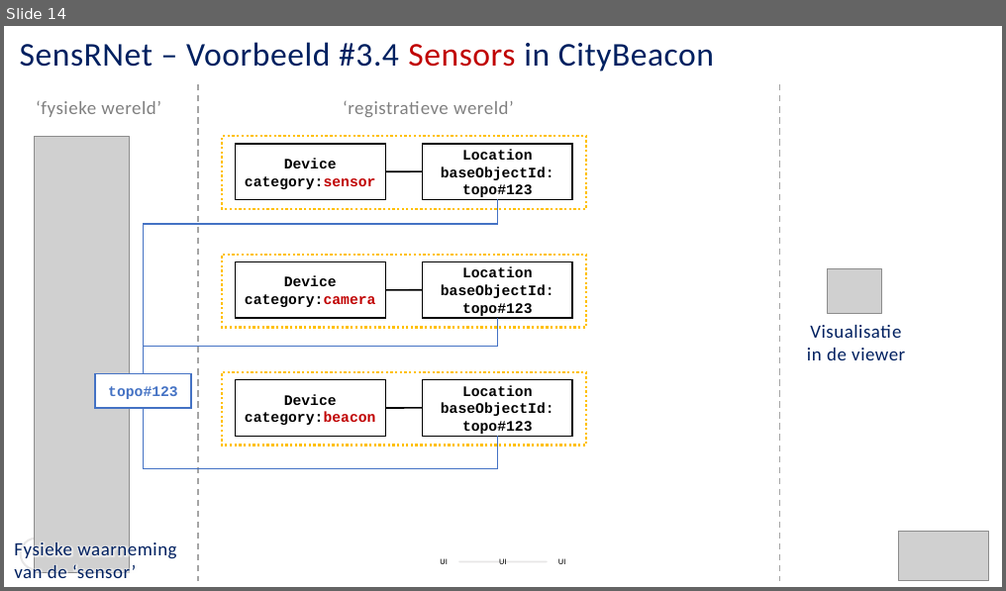
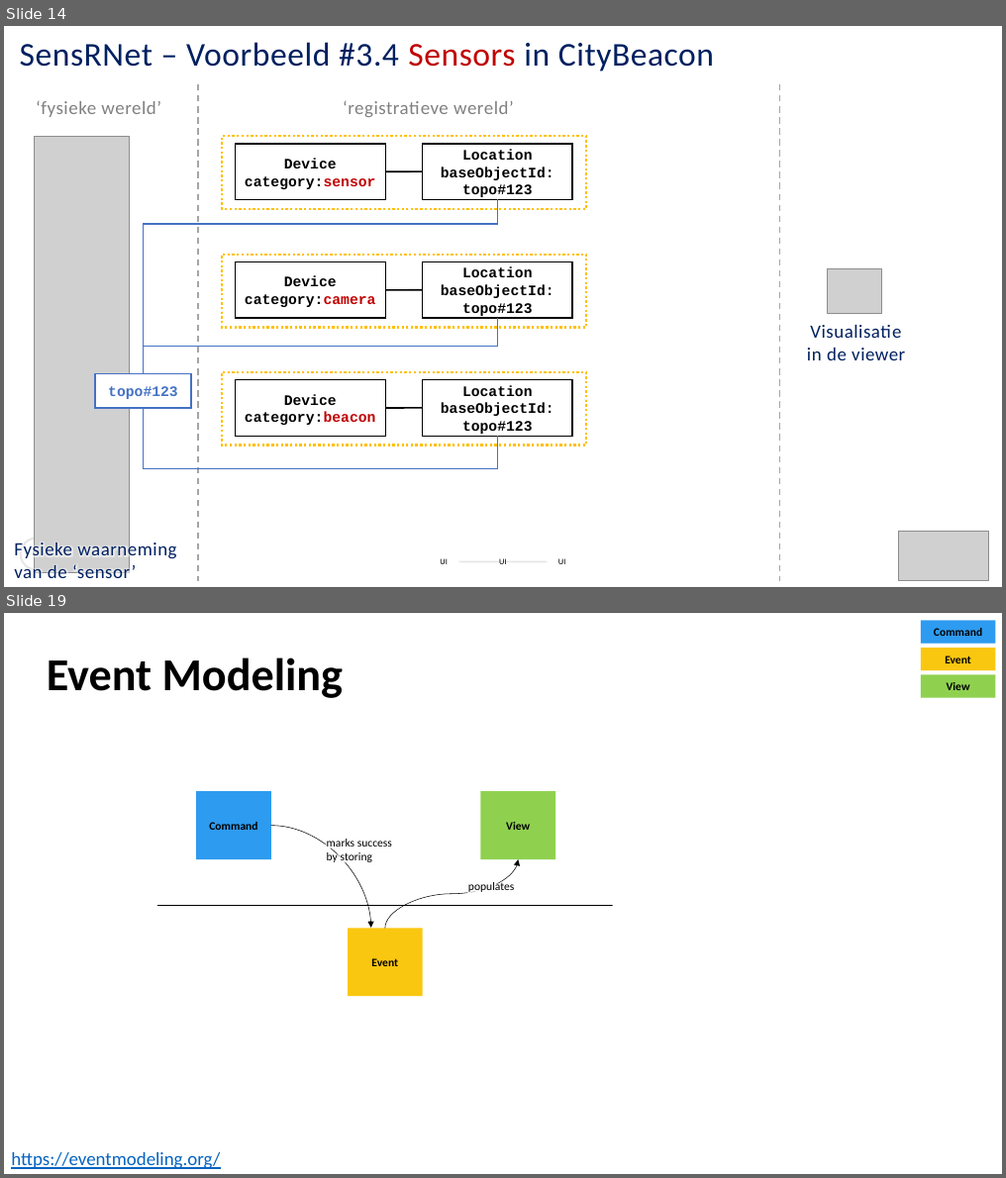
Before and after one commit to kadaster-labs/sensrnet-home, a slide deck: docs/SensRNet-Datamodel-explained.pptx. Shown one above the other, each under a label of ours: slide 14 before the commit, slides 14 and 19 after it; the slides between them are not shown. The pictures are 1006x591 and 1006x1178 pixels, drawn with LibreOffice and Linux fonts; fonts in the diff are those of the drawing; grey boxes stand for pictures. Boxes give left, top, right and bottom in pixels: in the first picture for what was removed or moved away, otherwise in the second. Text is boxed around its words. In the diff, an @@ line names an element or a change of style, - is before the commit and + after.

```diff
--- a/docs/SensRNet-Datamodel-explained.pptx
+++ b/docs/SensRNet-Datamodel-explained.pptx
@@ slide 19 added at box(4, 613, 1002, 1174), background #FFFFFF @@
@@ rectangle added at box(921, 621, 996, 644), fill #2D9BF0, 11 pt, text #000000, bold @@
+Command
@@ text added at box(47, 658, 343, 698), 44 pt, text #000000, bold @@
+Event Modeling
@@ rectangle added at box(921, 648, 996, 670), fill #FAC710, 11 pt, text #000000, bold @@
+Event
@@ rectangle added at box(921, 675, 996, 698), fill #8FD14F, 11 pt, text #000000, bold @@
+View
@@ rectangle added at box(196, 791, 271, 860), fill #2D9BF0, 11 pt, text #000000, bold @@
+Command
@@ rectangle added at box(481, 791, 555, 860), fill #8FD14F, 11 pt, text #000000, bold @@
+View
@@ curved arrow added from (271, 826) to (371, 928), #000000 0.5 pt @@
@@ text added at box(327, 839, 392, 864), 11 pt, text #000000 @@
+marks success
+by storing
@@ curved arrow added from (385, 928) to (519, 860), #000000 0.5 pt @@
@@ line added from (157, 905) to (613, 905), #000000 0.5 pt @@
@@ text added at box(468, 881, 514, 892), 11 pt, text #000000 @@
+populates
@@ rectangle added at box(348, 928, 423, 996), fill #FAC710, 11 pt, text #000000, bold @@
+Event
@@ text added at box(11, 1153, 220, 1169), 18 pt, text #0563C1, underline @@
+https://eventmodeling.org/
```
Also in this commit, not shown: 8 slides changed, 11 other slides added.
